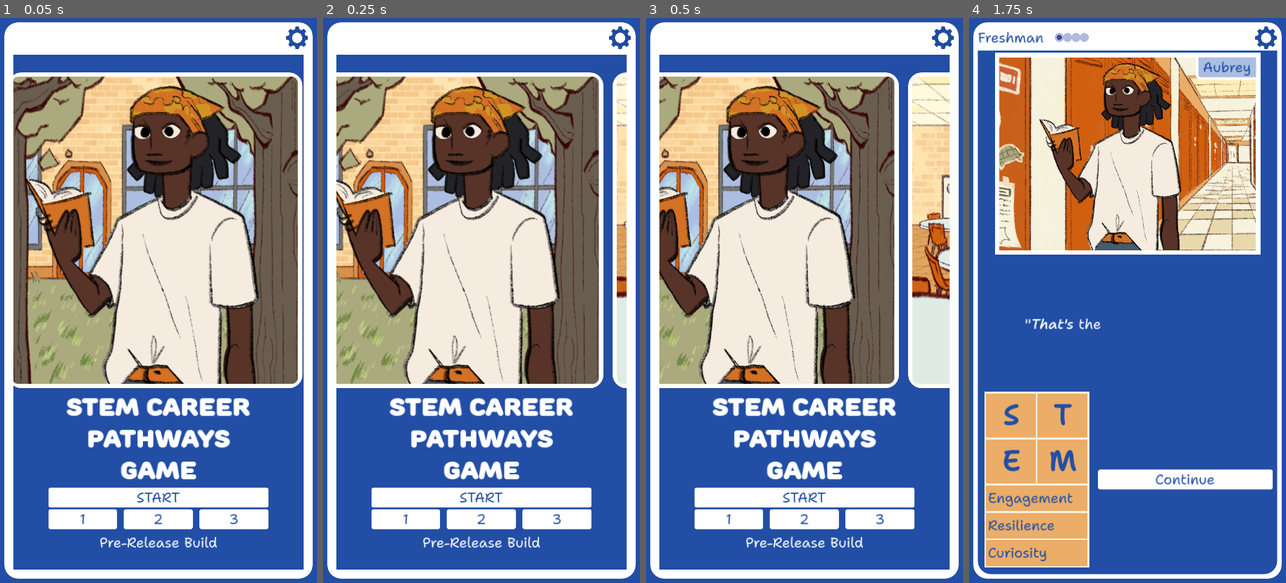
Above: before the commit, frames 1-4 (left to right).
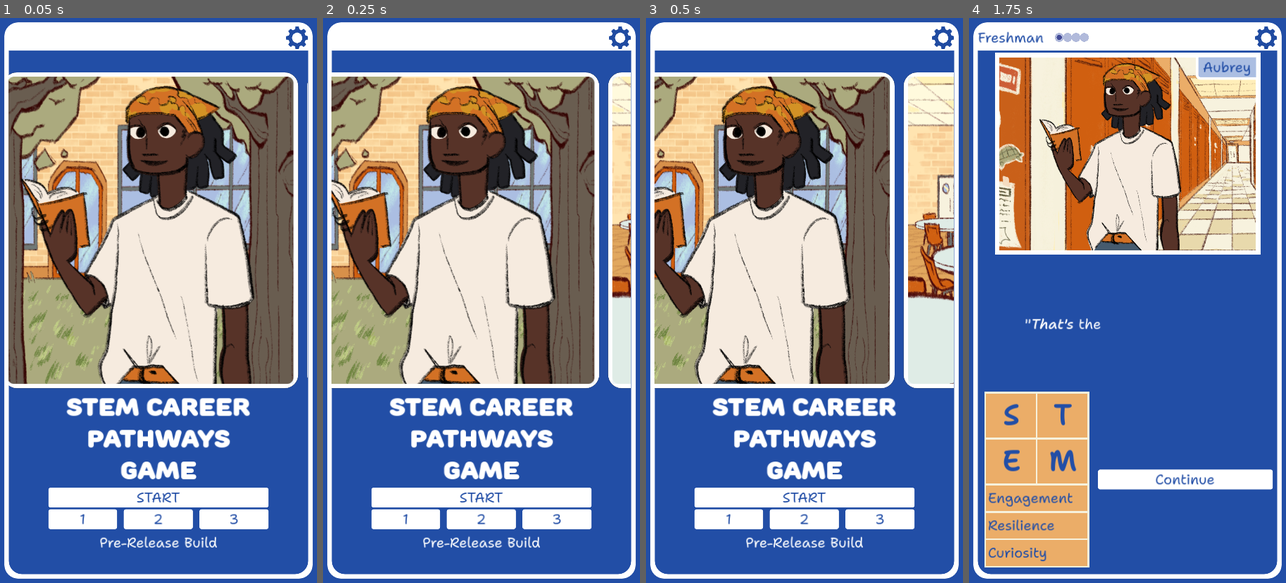
Above: after the commit, the same moments.

Repository: stem-career-paths/game
Game: Godot game, scene res://ui/screen.tscn
Same seed, same stepped clock (60 frames per second), same inputs: the game is played once before the commit and once after it. The engine's default icon, where the game draws it, is replaced by a stand-in: a white triangle on a blue panel in a dark square.
Inputs (mouse positions are in pixels of both pictures, inside the frame that each line leads up to):
- Up to frame 1 (0.05 s): no input
- Up to frame 2 (0.25 s): no input
- Up to frame 3 (0.5 s): no input
- Up to frame 4 (1.75 s): click (1127, 498) at 0.52 s; click (1184, 441) at 1.27 s

The runs differ from the first frame. In frame 1, 22% of the frame differs, in the area x 2-98%, y 5-99%; in frame 2, 22%; in frame 3, 21%; in frame 4, nothing differs.

Commit message:
Match the start and main game frames
The white border on the start was wider, which was jarring.

Diff:
--- a/project/ui/start_scene.tscn
+++ b/project/ui/start_scene.tscn
@@ -1,13 +1,18 @@
-[gd_scene load_steps=10 format=3 uid="uid://d2m2pbepn6rip"]
+[gd_scene load_steps=11 format=3 uid="uid://d2m2pbepn6rip"]
 
 [ext_resource type="Theme" uid="uid://bqnq26iud8rn3" path="res://common/theme.tres" id="1_gluso"]
 [ext_resource type="Script" path="res://ui/start_scene.gd" id="2_27iv5"]
-[ext_resource type="StyleBox" path="res://ui/blue_style_box.tres" id="3_yrlow"]
-[ext_resource type="StyleBox" path="res://ui/white_rounded_style_box.tres" id="4_esrti"]
+[ext_resource type="StyleBox" uid="uid://0lv825v0nskc" path="res://ui/blue_style_box.tres" id="3_yrlow"]
+[ext_resource type="StyleBox" uid="uid://dlbigrenfpyvm" path="res://ui/white_rounded_style_box.tres" id="4_esrti"]
 [ext_resource type="PackedScene" uid="uid://dkyrbpxgqqngv" path="res://ui/settings_button.tscn" id="5_2onti"]
 [ext_resource type="PackedScene" uid="uid://dcuhgkvouhkiq" path="res://ui/cast_carousel.tscn" id="5_rvet4"]
 [ext_resource type="PackedScene" uid="uid://b8q1tdpaxtldy" path="res://ui/audible_button.tscn" id="5_sj70n"]
 [ext_resource type="FontFile" uid="uid://c57ulb1d8v5ug" path="res://common/Rounds Black.otf" id="7_v2dbv"]
+
+[sub_resource type="StyleBoxFlat" id="StyleBoxFlat_r2s8j"]
+bg_color = Color(0.133333, 0.305882, 0.65098, 1)
+corner_radius_bottom_right = 30
+corner_radius_bottom_left = 30
 
 [sub_resource type="LabelSettings" id="LabelSettings_nx01s"]
 font = ExtResource("7_v2dbv")
@@ -56,14 +61,10 @@
 [node name="MarginContainer" type="MarginContainer" parent="BlueBackground/MarginContainer/WhiteBackground/VBoxContainer"]
 layout_mode = 2
 size_flags_vertical = 3
-theme_override_constants/margin_left = 10
-theme_override_constants/margin_top = 10
-theme_override_constants/margin_right = 10
-theme_override_constants/margin_bottom = 10
 
 [node name="MainPanel" type="PanelContainer" parent="BlueBackground/MarginContainer/WhiteBackground/VBoxContainer/MarginContainer"]
 layout_mode = 2
-theme_override_styles/panel = ExtResource("3_yrlow")
+theme_override_styles/panel = SubResource("StyleBoxFlat_r2s8j")
 
 [node name="VBoxContainer" type="VBoxContainer" parent="BlueBackground/MarginContainer/WhiteBackground/VBoxContainer/MarginContainer/MainPanel"]
 layout_mode = 2
@@ -77,7 +78,7 @@
 [node name="SubViewport" type="SubViewport" parent="BlueBackground/MarginContainer/WhiteBackground/VBoxContainer/MarginContainer/MainPanel/VBoxContainer/SubViewportContainer"]
 transparent_bg = true
 handle_input_locally = false
-size = Vector2i(660, 720)
+size = Vector2i(680, 720)
 render_target_update_mode = 4
 
 [node name="ParallaxBackground" parent="BlueBackground/MarginContainer/WhiteBackground/VBoxContainer/MarginContainer/MainPanel/VBoxContainer/SubViewportContainer/SubViewport" instance=ExtResource("5_rvet4")]
